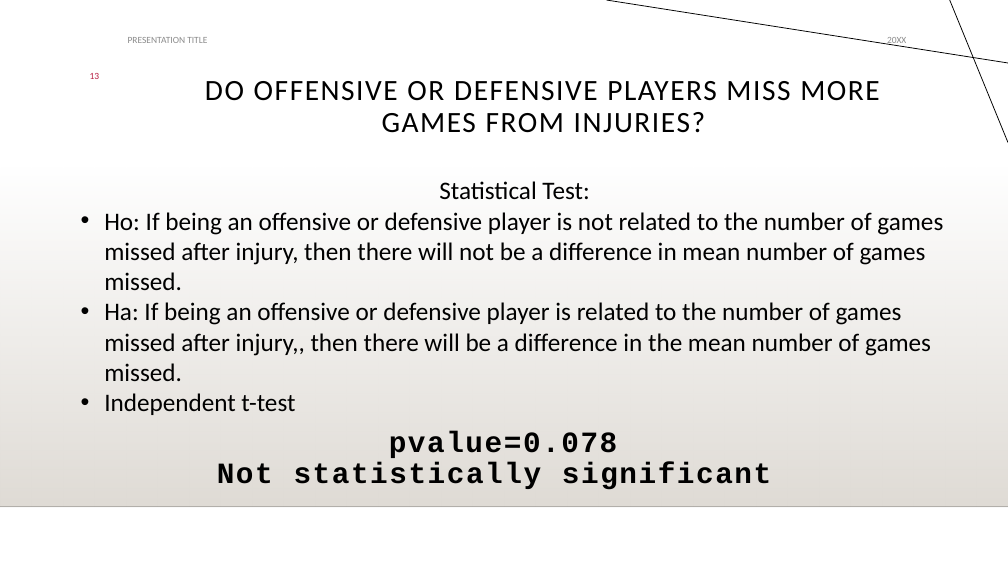
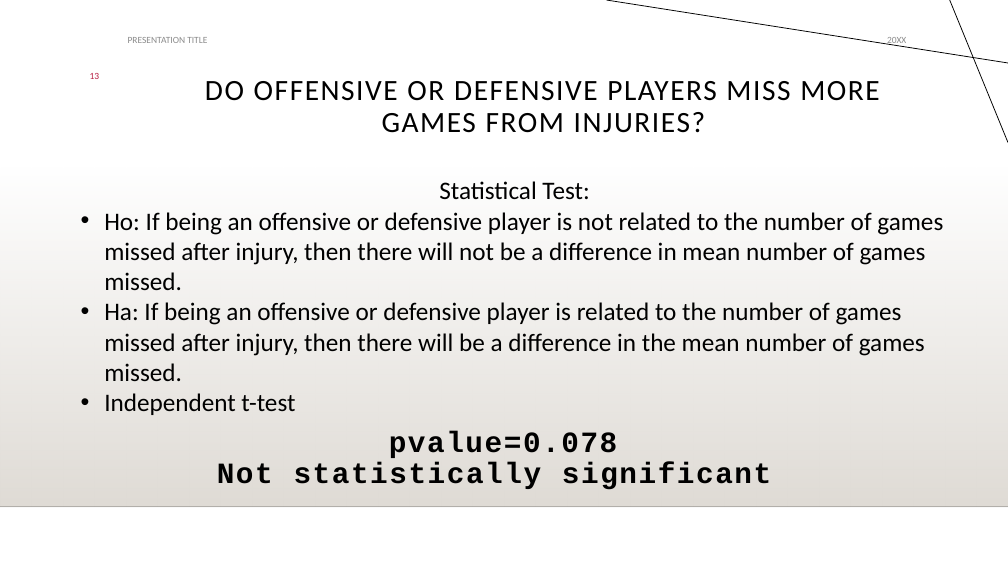
Before and after one commit to DunieCarrasco/nfl_concussion_analysis, a slide deck: slide 13 of NFL_concussion_study_Final.pptx. Drawn at 1008x567 pixels with LibreOffice and Linux fonts; fonts in the diff are those of the drawing; background and template pictures are left out. Boxes give left, top, right and bottom in pixels: in the first picture for what was removed or moved away, otherwise in the second. Text is boxed around its words. In the diff, an @@ line names an element or a change of style, - is before the commit and + after.

Commit message:
Updated slides

```diff
--- a/NFL_concussion_study_Final.pptx
+++ b/NFL_concussion_study_Final.pptx
@@ text at [104, 302, 925, 381]: text changed @@
-• Ha: If being an offensive or defensive player is related to the number of games missed after injury,, then there will be a difference in the mean number of games missed.
+• Ha: If being an offensive or defensive player is related to the number of games missed after injury, then there will be a difference in the mean number of games missed.
```
Also in this commit, not shown: 3 other slides changed.
